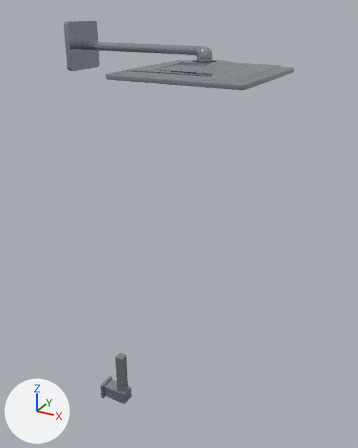
Renders of the Blender file 3d_models/shower/shower.blend from each side of a commit.
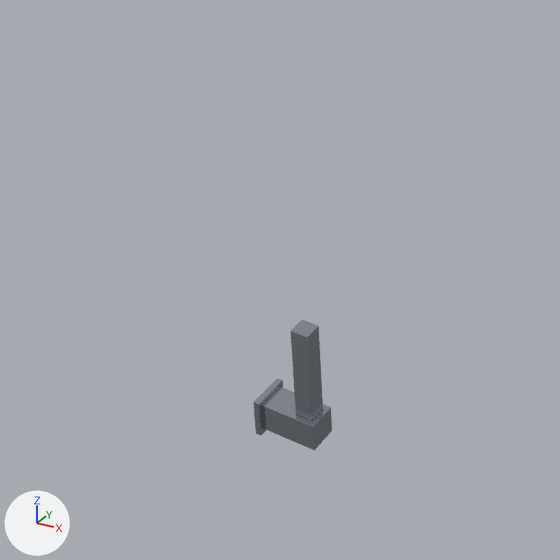
Each version is shown whole from a 50 mm camera at (0.828, -1.0, 2.197) aimed at (0.25, 0.052, 1.671), then close up on the part from 0% to 62% of the width and 50% to 100% of the height. The lights are fixed; the arrows at lower left show +X, +Y and +Z.
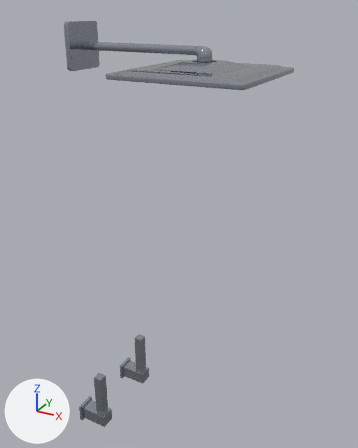
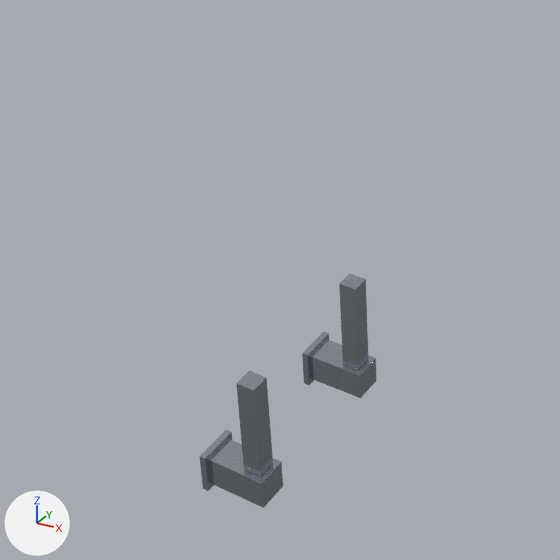
Boxes (x1, y1, x2, y2) around the edits, measured in the close-ups (560 x 560 px; the box of a moved part takes in the faces that stretch with it):
'Object_12', reshaped: before (253, 320, 332, 450); after (199, 274, 376, 508)
part 1 of me_object_10, added: after (310, 339, 376, 398)
part 2 of me_object_10, added: after (302, 332, 329, 385)
part 3 of me_object_10, added: after (339, 274, 368, 370)
part 4 of me_object_10, moved or reshaped: before (253, 320, 332, 450); after (199, 371, 283, 508)

The edits, one by one:
me_object_10 is used by ob_object_12; parent ob_shower; location (0.0, 0.0, 0.0).
me_object_10 had 3693 vertices, 6202 faces and spanned x -0.155..0.158, y -0.494..0.0, z -0.025..1.114.
me_object_10 now has 5226 vertices, 8546 faces and spans x -0.155..0.158, y -0.494..0.0, z -0.025..1.114.
me_object_10 part 1: the loose piece of 786 vertices spanning x -0.02..0.02, y -0.088..-0.003, z -0.018..0.021 is copied, and the copy is moved by (0.108, 0.0, 0.0); it spans x 0.088..0.129, y -0.088..-0.003, z -0.018..0.021.
me_object_10 part 2: the loose piece of 176 vertices spanning x -0.026..0.026, y -0.009..0.0, z -0.025..0.026 is copied, and the copy is moved by (0.108, 0.0, 0.0); it spans x 0.083..0.134, y -0.009..0.0, z -0.025..0.026.
me_object_10 part 3: the loose piece of 175 vertices spanning x -0.013..0.013, y -0.082..-0.056, z 0.021..0.152 is copied, and the copy is moved by (0.108, 0.0, 0.0); it spans x 0.096..0.121, y -0.082..-0.056, z 0.021..0.152.
me_object_10 part 4: 1533 vertices moved from x -0.026..0.026, y -0.088..0.0, z -0.025..0.152 to x -0.133..-0.081, y -0.088..0.0, z -0.025..0.152.
